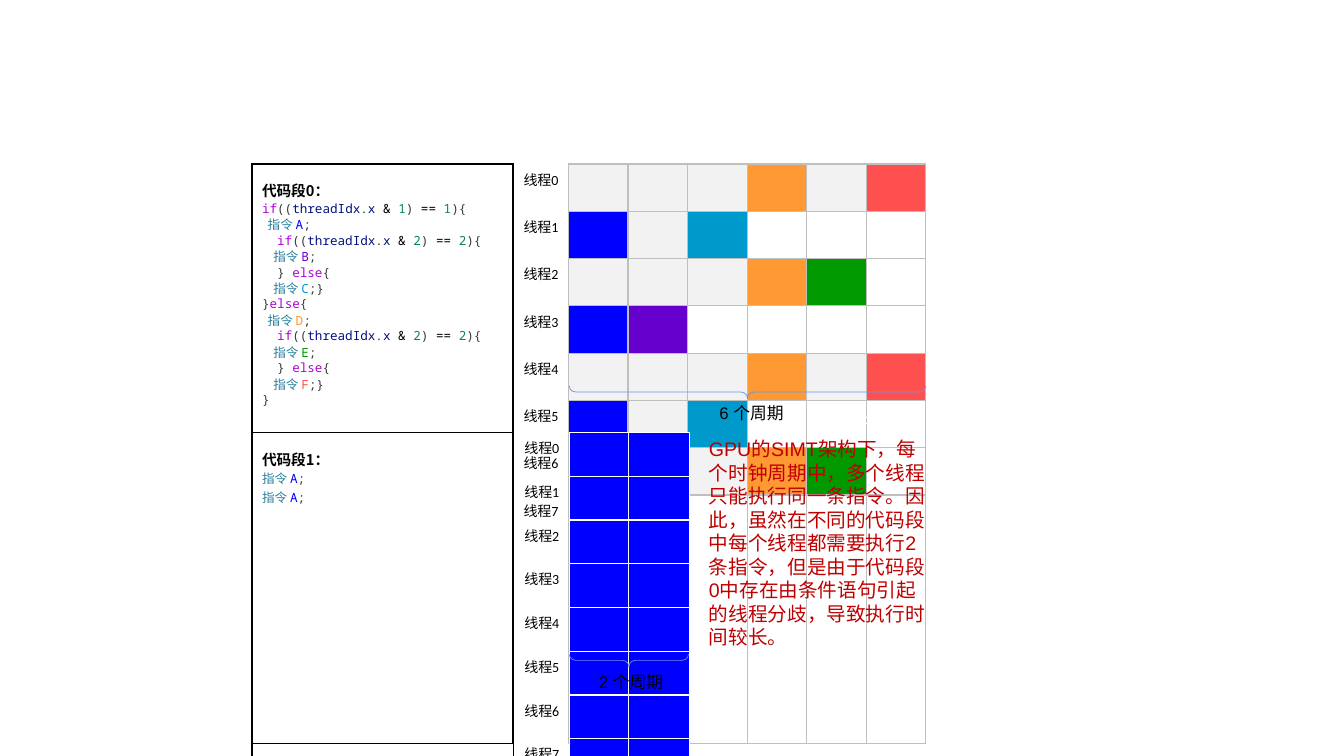
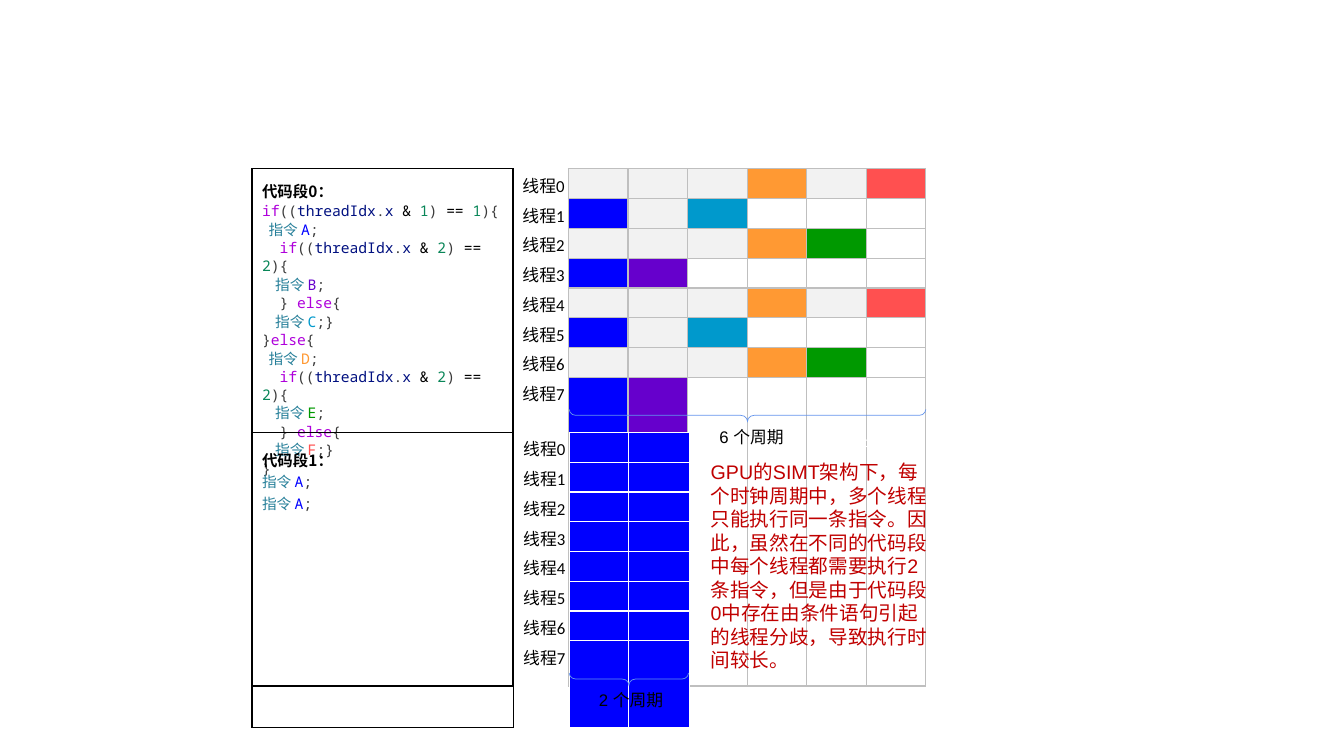
Before and after one commit to Pz1996/zjuthesis, a slide deck: slide 43 of figure/plot.pptx (slide 42 before the commit). Drawn at 1344x756 pixels with LibreOffice and Linux fonts; fonts in the diff are those of the drawing. Boxes give left, top, right and bottom in pixels: in the first picture for what was removed or moved away, otherwise in the second. Text is boxed around its words. In the diff, an @@ line names an element or a change of style, - is before the commit and + after.

```diff
--- a/figure/plot.pptx
+++ b/figure/plot.pptx
@@ table at (252,169,926,475) @@
@@ size 10.5 to 11 pt in "代码段0：" @@
@@ size 9 to 10.5 pt in "if((threadIdx.x & 1) == 1){", "指令 A;", "if((threadIdx.x & 2) == 2){", "指令 B;" and 9 more places @@
@@ size 10 to 12 pt in "线程0", "线程1", "线程2", "线程3" and 4 more places @@
@@ table: place and size @@
-table at (252,164,926,521)
+table at (252,169,926,475)
@@ 3 texts, 1 right brace: place and size @@
-3 texts, 1 right brace at (570,386,927,650)
+3 texts, 1 right brace at (570,409,927,673)
@@ table at (252,433,947,670) @@
@@ size 10.5 to 11 pt in "代码段1：" @@
@@ size 9 to 10.5 pt in "指令 A;", "指令 A;" @@
@@ size 10 to 12 pt in "线程0", "线程1", "线程2", "线程3" and 4 more places @@
@@ right brace: place and size @@
-right brace at (570,654,689,666)
+right brace at (570,674,689,686)
@@ text "2 个周期": place and size @@
-text "2 个周期" at (599,671,663,693)
+text "2 个周期" at (599,689,663,711)
```
Also in this commit, not shown: 5 other slides changed, 1 slide added, 12 other files.
